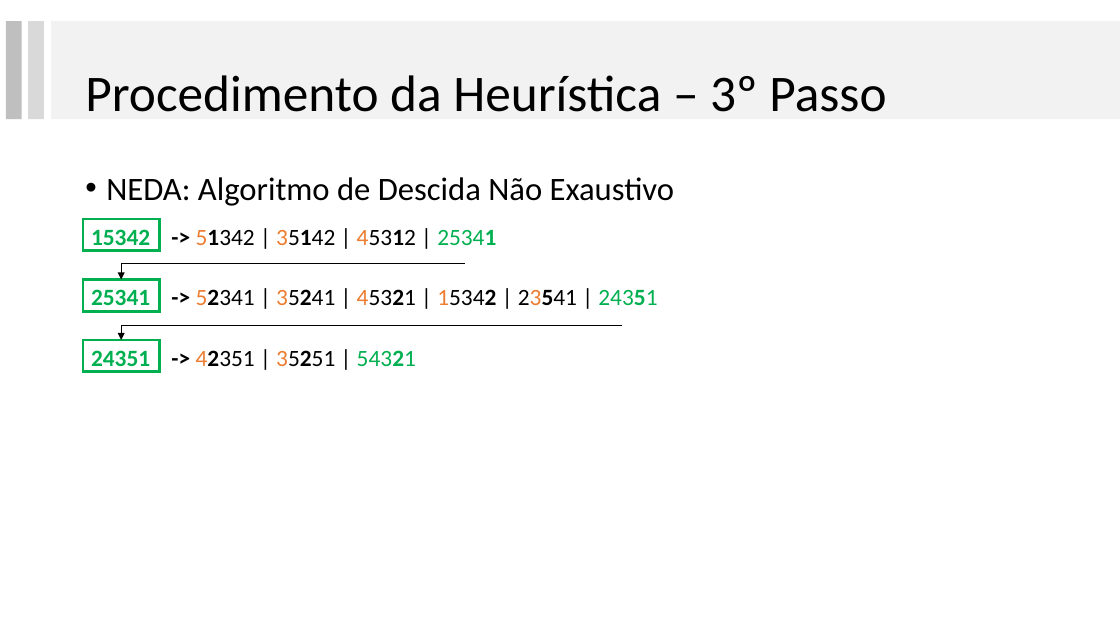
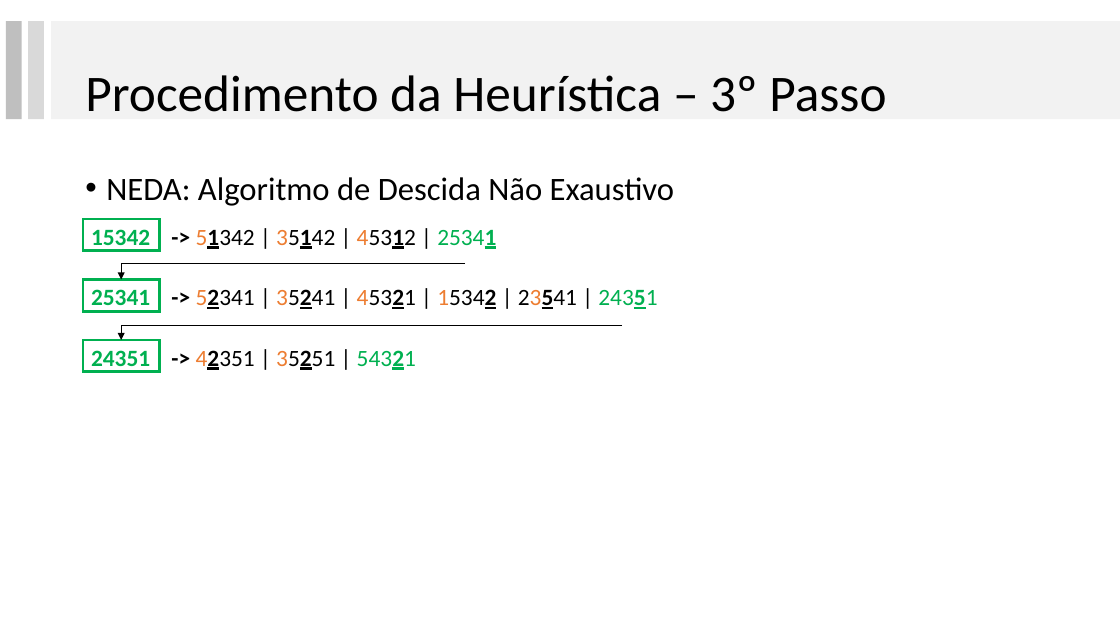
Before and after one commit to lpbiasoto/metaheuristicas, a slide deck: slide 13 of ApresentacaoRibas/apresentaçãoRibas_JHA.pptx (slide 12 before the commit). Drawn at 1120x630 pixels with LibreOffice and Linux fonts; fonts in the diff are those of the drawing. Boxes give left, top, right and bottom in pixels: in the first picture for what was removed or moved away, otherwise in the second. Text is boxed around its words. In the diff, an @@ line names an element or a change of style, - is before the commit and + after.

```diff
--- a/ApresentacaoRibas/apresentaçãoRibas_JHA.pptx
+++ b/ApresentacaoRibas/apresentaçãoRibas_JHA.pptx
@@ text "15342 -> 51342 | 35142 ..." at [91,229,496,251]: underline on in "51342 35142 45312 25341" @@
@@ text "25341 -> 52341 | 35241 ..." at [91,289,657,312]: underline on in "52341 35241 45321 15342 23541 24351" @@
@@ text "24351 -> 42351 | 35251 ..." at [91,350,416,372]: underline on in "42351 35251 54321" @@
```
Also in this commit, not shown: 3 other slides changed, 6 slides added, 1 slide removed.
